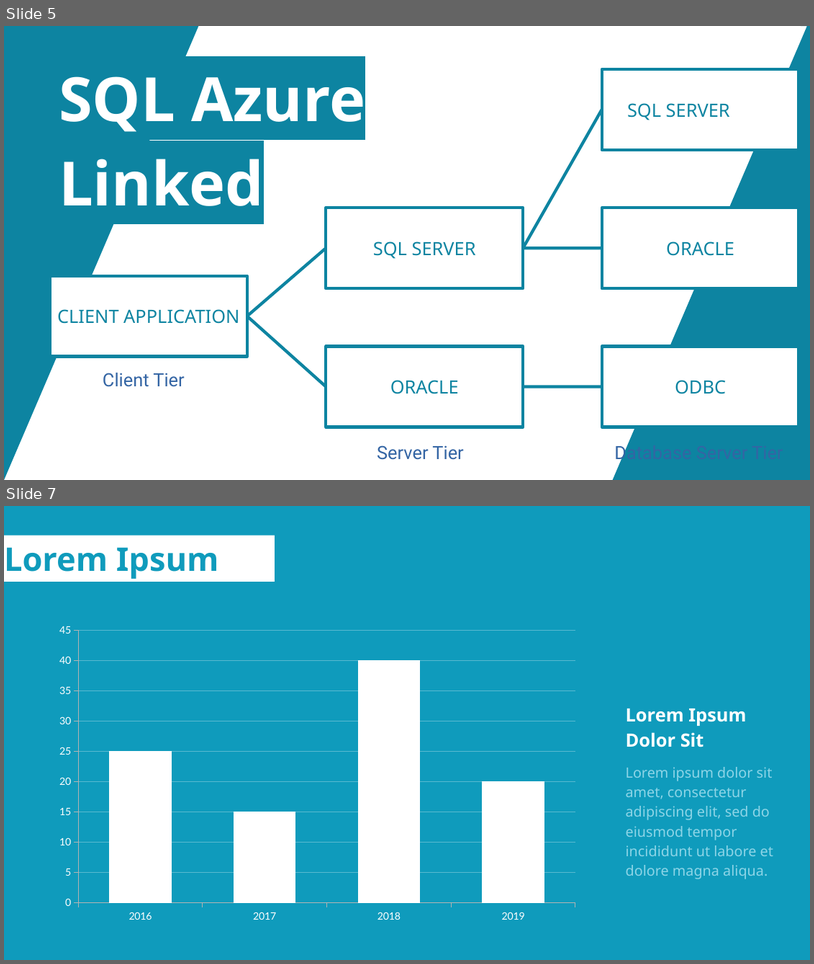
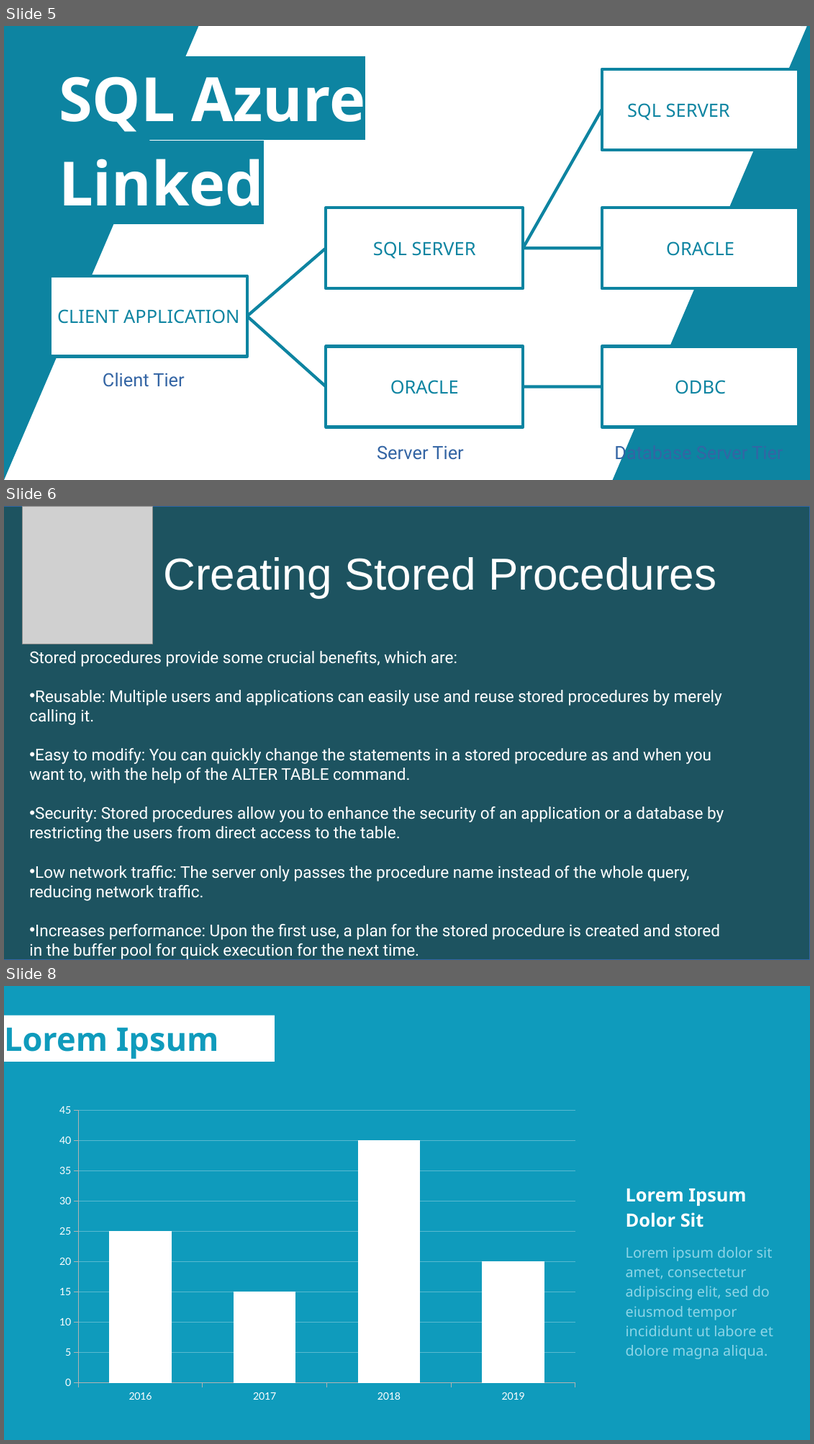
Before and after one commit to Thomaslvo/Amplifire, a slide deck: Stored Functions Presentation Powerpoint.pptx. Shown one above the other, each under a label of ours: slides 5 and 7 before the commit, slides 5, 6 and 8 after it; the slides between them are not shown. The pictures are 814x964 and 814x1444 pixels, drawn with LibreOffice and Linux fonts; fonts in the diff are those of the drawing; grey boxes stand for pictures; background and template pictures are left out; a plain dark background stands for a picture behind light text. Boxes give left, top, right and bottom in pixels: in the first picture for what was removed or moved away, otherwise in the second. Text is boxed around its words. In the diff, an @@ line names an element or a change of style, - is before the commit and + after.

Commit message:
Added Creating Stored Procedures

```diff
--- a/Stored Functions Presentation Powerpoint.pptx
+++ b/Stored Functions Presentation Powerpoint.pptx
@@ slide 6 added at [4,506,810,960], background picture (left out) @@
@@ rectangle added at [4,506,810,960], fill #0D84A1 at 45% opacity, outline #3465A4 0 pt @@
@@ picture added at [22,507,152,644] @@
@@ title added at [163,557,717,597], 44 pt, text #FFFFFF @@
+Creating Stored Procedures
@@ text added at [29,651,724,960], 16 pt, text #FFFFFF @@
+Stored procedures provide some crucial benefits, which are:
+• Reusable: Multiple users and applications can easily use and reuse stored procedures by merely calling it.
+• Easy to modify: You can quickly change the statements in a stored procedure as and when you want to, with the help of the ALTER TABLE command.
+• Security: Stored procedures allow you to enhance the security of an application or a database by restricting the users from direct access to the table.
+• Low network traffic: The server only passes the procedure name instead of the whole query, reducing network traffic.
+• Increases performance: Upon the first use, a plan for the stored procedure is created and stored in the buffer pool for quick execution for the next time.
@@ what was slide 7 is now slide 8 @@
```
Also in this commit, not shown: 1 slide changed, 1 other slide added, 1 slide removed.
